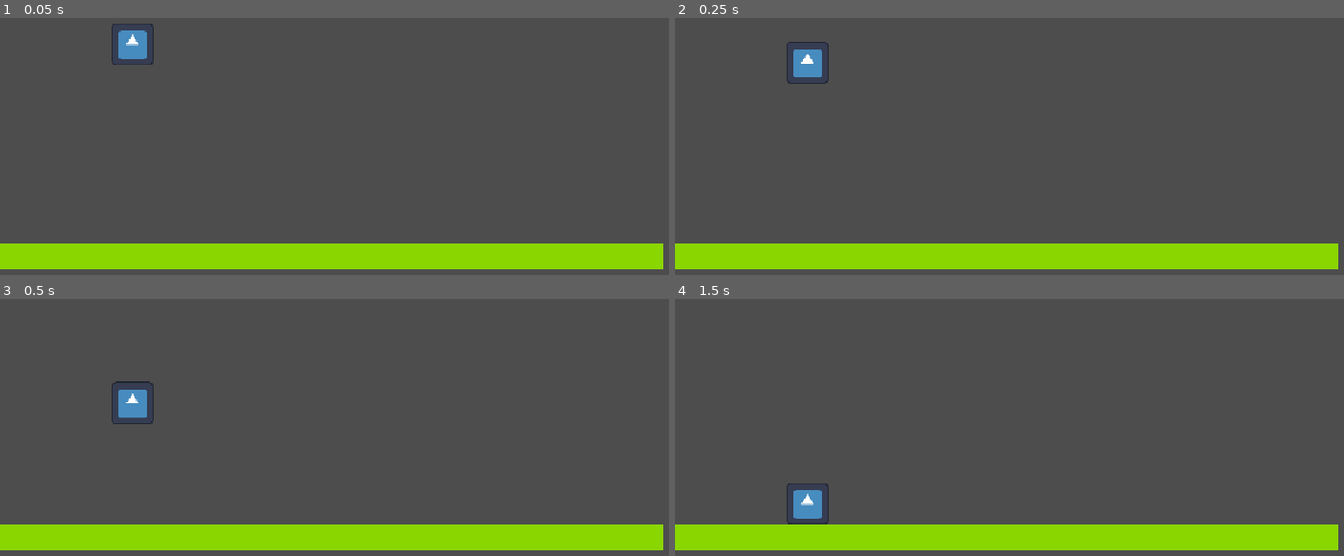
Above: before the commit, frames 1-4 (two rows, left to right).
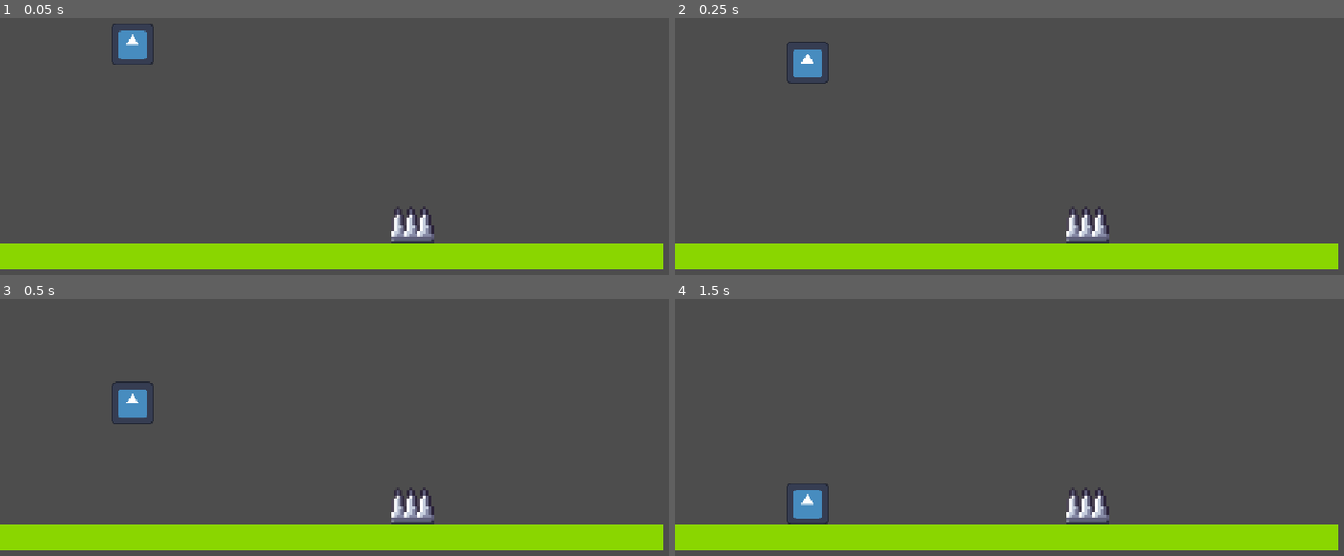
Above: after the commit, the same moments.

Repository: Trash-and-Co/bounce-back
Game: Godot game, scene res://scenes/level1.tscn
Same seed, same stepped clock (60 frames per second), same inputs: the game is played once before the commit and once after it. Before the commit the project has no main scene; this scene is started directly in both runs. The engine's default icon, where the game draws it, is replaced by a stand-in: a white triangle on a blue panel in a dark square.
Inputs (mouse positions are in pixels of both pictures, inside the frame that each line leads up to):
- Up to frame 1 (0.05 s): no input
- Up to frame 2 (0.25 s): no input
- Up to frame 3 (0.5 s): no input
- Up to frame 4 (1.5 s): move the mouse to (1223, 386) at 0.52 s; click (1223, 386) at 0.67 s; tap Enter at 1.25 s; drag from (902, 427) to (1016, 491) at 1.27 s

The runs differ from the first frame. In frame 1, 0.7% of the frame differs, in the area x 58-65%, y 73-88%; in frame 2, 0.7%; in frame 3, 0.7%; in frame 4, 0.7%.

Commit message:
Added on player enter funcionality code

Diff:
--- /dev/null
+++ b/enemies/spike/onTouch.gd
@@ -0,0 +1,5 @@
+extends Node2D
+
+func _on_area_2d_body_entered(body: Node2D) -> void:
+	#INFO: what happens when the player touches the spike
+	pass
--- a/enemies/spike/spike.tscn
+++ b/enemies/spike/spike.tscn
@@ -1,11 +1,13 @@
 [gd_scene format=3 uid="uid://c7h32g5xrtmlf"]
 
 [ext_resource type="Texture2D" uid="uid://bq8pry378c5id" path="res://enemies/spike/spikes_up.png" id="1_3jnnk"]
+[ext_resource type="Script" uid="uid://dgvgblsyafqmo" path="res://enemies/spike/onTouch.gd" id="1_ojea8"]
 
 [sub_resource type="RectangleShape2D" id="RectangleShape2D_hlmbe"]
 size = Vector2(64, 52)
 
 [node name="Spike" type="Node2D" unique_id=1282762288]
+script = ExtResource("1_ojea8")
 
 [node name="Sprite2D" type="Sprite2D" parent="." unique_id=1492294807]
 texture = ExtResource("1_3jnnk")
@@ -15,3 +17,5 @@
 [node name="CollisionShape2D" type="CollisionShape2D" parent="Area2D" unique_id=1124372241]
 position = Vector2(0, 6)
 shape = SubResource("RectangleShape2D_hlmbe")
+
+[connection signal="body_entered" from="Area2D" to="." method="_on_area_2d_body_entered"]
--- a/project.godot
+++ b/project.godot
@@ -11,6 +11,7 @@
 [application]
 
 config/name="BounceBack"
+run/main_scene="uid://bh41eubssjdo1"
 config/features=PackedStringArray("4.7", "GL Compatibility")
 config/icon="res://icon.svg"
 
--- a/scenes/level1.tscn
+++ b/scenes/level1.tscn
@@ -1,6 +1,7 @@
 [gd_scene format=3 uid="uid://bh41eubssjdo1"]
 
 [ext_resource type="PackedScene" uid="uid://dc5w5nvp1r8mx" path="res://player/player.tscn" id="2_h2yge"]
+[ext_resource type="PackedScene" uid="uid://c7h32g5xrtmlf" path="res://enemies/spike/spike.tscn" id="2_wwpf4"]
 
 [sub_resource type="RectangleShape2D" id="RectangleShape2D_rkbax"]
 size = Vector2(1000, 40)
@@ -22,3 +23,6 @@
 offset_right = 500.0
 offset_bottom = 20.0
 color = Color(0.5410434, 0.8388975, 2.3102762e-06, 1)
+
+[node name="Spike" parent="." unique_id=1282762288 instance=ExtResource("2_wwpf4")]
+position = Vector2(622, 470)
Not shown, added: enemies/spike/onTouch.gd.uid
